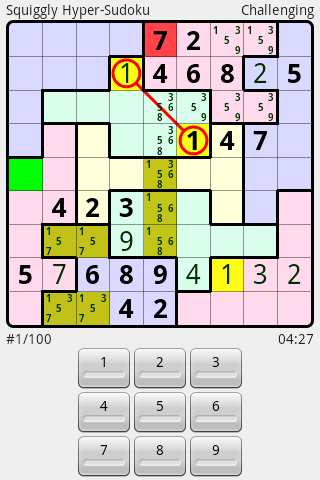
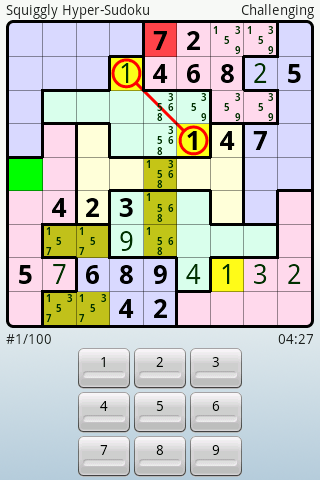
Layer changes from the first w=320, h=480 image to the second:
painted on "Background" over [0, 0, 320, 480]
